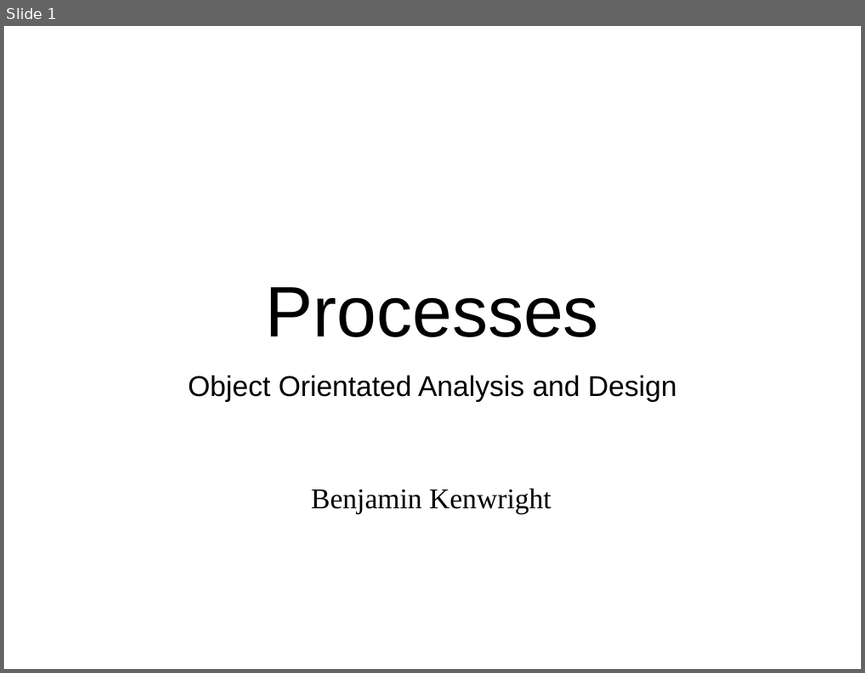
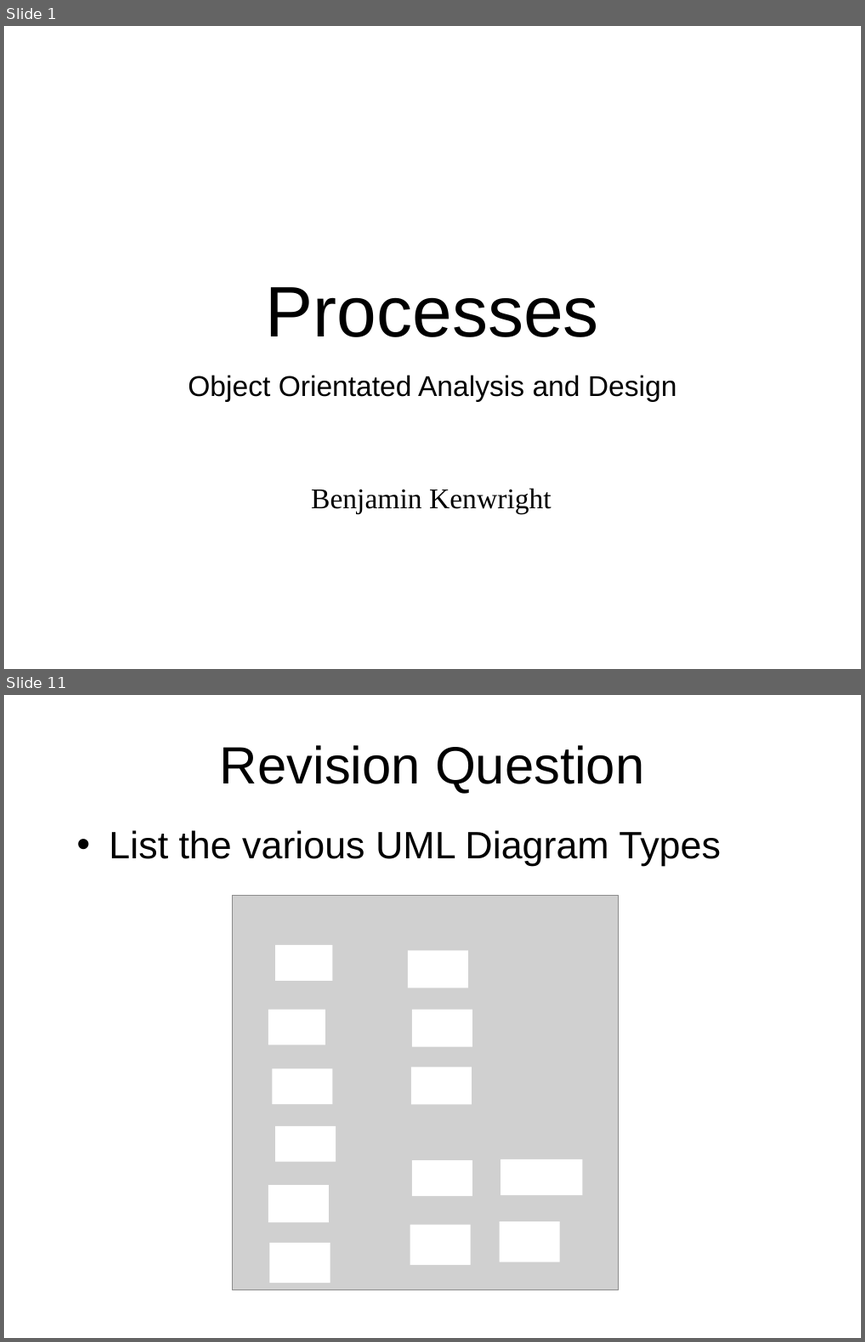
Before and after one commit to octaviordz/zjnu2017.github.io, a slide deck: OOAD/lectures/080--Processes.pptx. Shown one above the other, each under a label of ours: slide 1 before the commit, slides 1 and 11 after it; the slides between them are not shown. The pictures are 865x673 and 865x1342 pixels, drawn with LibreOffice and Linux fonts; fonts in the diff are those of the drawing; grey boxes stand for pictures. Boxes give left, top, right and bottom in pixels: in the first picture for what was removed or moved away, otherwise in the second. Text is boxed around its words. In the diff, an @@ line names an element or a change of style, - is before the commit and + after.

```diff
--- a/OOAD/lectures/080--Processes.pptx
+++ b/OOAD/lectures/080--Processes.pptx
@@ slide 11 added at box(4, 695, 861, 1338), background #FFFFFF @@
@@ title added at box(220, 745, 644, 794), 44 pt, text #000000 @@
+Revision Question
@@ text added at box(109, 830, 721, 866), 32 pt, text #000000 @@
+• List the various UML Diagram Types
@@ picture added at box(233, 895, 619, 1290) @@
@@ rectangle added at box(276, 945, 333, 981), fill #FFFFFF @@
@@ rectangle added at box(408, 950, 468, 988), fill #FFFFFF @@
@@ rectangle added at box(268, 1009, 325, 1045), fill #FFFFFF @@
@@ rectangle added at box(412, 1009, 472, 1047), fill #FFFFFF @@
@@ rectangle added at box(273, 1068, 333, 1105), fill #FFFFFF @@
@@ rectangle added at box(411, 1066, 472, 1105), fill #FFFFFF @@
@@ rectangle added at box(276, 1126, 336, 1162), fill #FFFFFF @@
@@ rectangle added at box(412, 1160, 472, 1197), fill #FFFFFF @@
@@ rectangle added at box(500, 1159, 582, 1196), fill #FFFFFF @@
@@ rectangle added at box(268, 1185, 329, 1223), fill #FFFFFF @@
@@ rectangle added at box(410, 1225, 471, 1265), fill #FFFFFF @@
@@ rectangle added at box(500, 1221, 560, 1261), fill #FFFFFF @@
@@ rectangle added at box(269, 1242, 330, 1282), fill #FFFFFF @@
```
Also in this commit, not shown: 3 slides changed, 63 other slides added, 6 other files.
